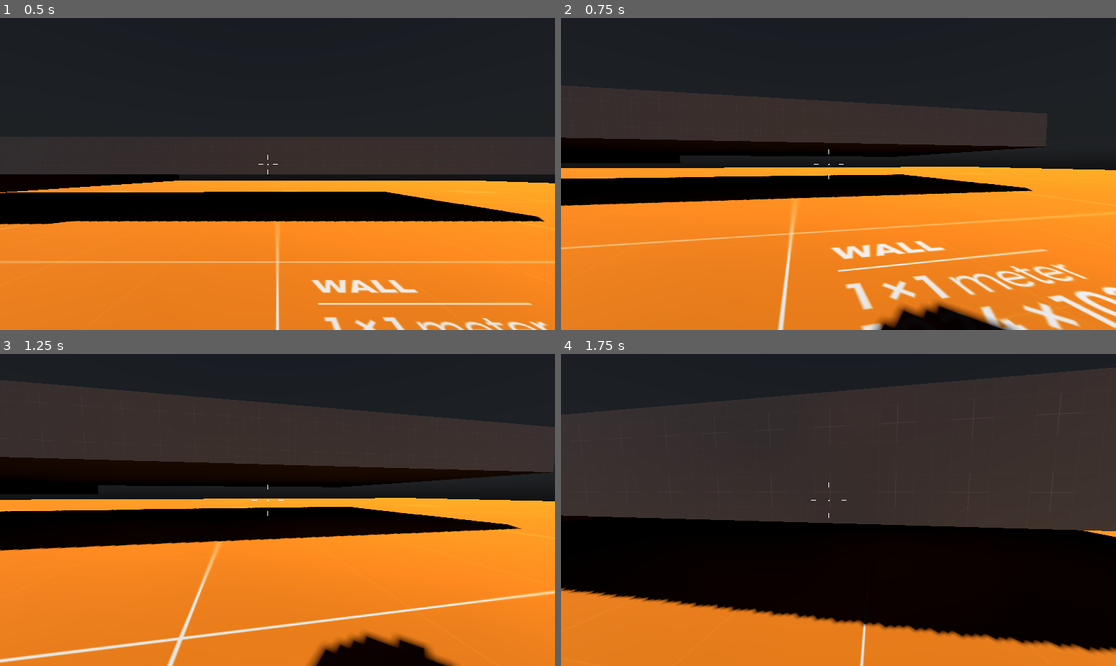
Above: before the commit, frames 1-4 (two rows, left to right).
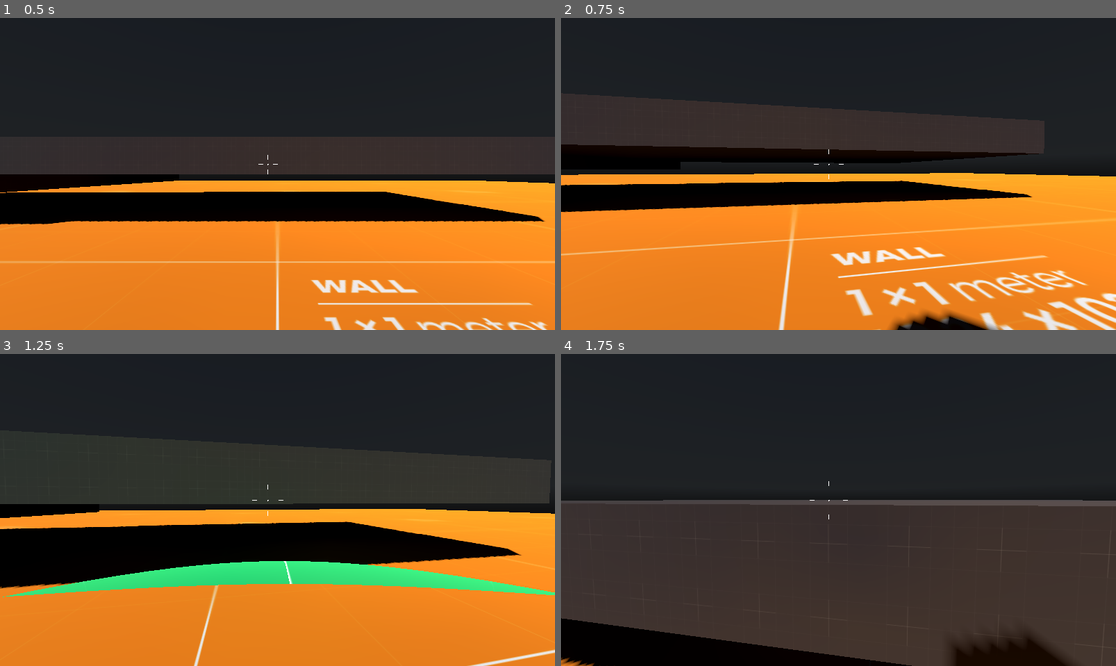
Above: after the commit, the same moments.

Repository: D3dde/WildWar
Game: Godot game, scene res://scenes/test.tscn
The game is run twice, just before and just after one commit, with the same random seed, the same clock (stepped at 60 frames per second) and the same inputs. A sky picture missing from this copy of the repository is replaced by a grey-blue gradient.
Inputs (mouse positions are in pixels of both pictures, inside the frame that each line leads up to):
- Up to frame 1 (0.5 s): no input
- Up to frame 2 (0.75 s): tap Enter at 0.5 s; move the mouse to (866, 174) at 0.52 s; hold W (up) from 0.53 s (still down); hold Ctrl (crouch) from 0.53 s (still down)
- Up to frame 3 (1.25 s): keep holding W (up); keep holding Ctrl (crouch); tap Space (jump) at 0.77, 0.8, 1.07 s
- Up to frame 4 (1.75 s): keep holding W (up); move the mouse to (810, 510) at 1.27 s; release Ctrl (crouch) at 1.28 s; tap Space (jump) at 1.35, 1.52 s; tap Ctrl (crouch) at 1.55 s

Frame 1 is identical in both runs. In frame 2, 18% of the frame differs, in the area x 0-100%, y 21-100%; in frame 3, 47%; in frame 4, 77%, in the area x 0-100%, y 4-100%.

Commit message:
v1.3
added state machine (idle, walking, jumping, crouch (walk, idle)) , walk animation, added debug on screen (fps)

Diff:
--- a/scenes/fps_test.tscn
+++ b/scenes/fps_test.tscn
@@ -1,10 +1,16 @@
-[gd_scene load_steps=13 format=3 uid="uid://ckv3blddl3b8d"]
+[gd_scene load_steps=24 format=3 uid="uid://ckv3blddl3b8d"]
 
 [ext_resource type="Script" path="res://scripts/controller/basic_movement.gd" id="1_0hfvq"]
 [ext_resource type="Texture2D" uid="uid://bbn8i2sxkwwbq" path="res://material/gridbox/Green/texture_01.png" id="1_t8r0q"]
 [ext_resource type="Script" path="res://scripts/reticle.gd" id="3_scmlf"]
 [ext_resource type="Theme" uid="uid://bu4qh1oju7q04" path="res://themes/debug.tres" id="4_mc5ey"]
 [ext_resource type="Script" path="res://scripts/debug.gd" id="5_086y7"]
+[ext_resource type="Script" path="res://scripts/PlayerStateMachine.gd" id="6_gh4lc"]
+[ext_resource type="Script" path="res://scripts/Idle.gd" id="7_00p1x"]
+[ext_resource type="Script" path="res://scripts/Walking.gd" id="8_vmmex"]
+[ext_resource type="Script" path="res://scripts/Jumping.gd" id="9_3kv61"]
+[ext_resource type="Script" path="res://scripts/Grouling.gd" id="10_bjedi"]
+[ext_resource type="Script" path="res://scripts/CrouchWalk.gd" id="11_bgr1q"]
 
 [sub_resource type="CapsuleShape3D" id="CapsuleShape3D_yys74"]
 
@@ -62,6 +68,39 @@
 "transitions": PackedFloat32Array(1),
 "update": 0,
 "values": [Vector3(0, 1, 0)]
+}
+tracks/4/type = "bezier"
+tracks/4/imported = false
+tracks/4/enabled = true
+tracks/4/path = NodePath("CameraContainer:position:x")
+tracks/4/interp = 1
+tracks/4/loop_wrap = true
+tracks/4/keys = {
+"handle_modes": PackedInt32Array(0),
+"points": PackedFloat32Array(0, -0.25, 0, 0.25, 0),
+"times": PackedFloat32Array(0)
+}
+tracks/5/type = "bezier"
+tracks/5/imported = false
+tracks/5/enabled = true
+tracks/5/path = NodePath("CameraContainer:position:y")
+tracks/5/interp = 1
+tracks/5/loop_wrap = true
+tracks/5/keys = {
+"handle_modes": PackedInt32Array(0),
+"points": PackedFloat32Array(0, -0.25, 0, 0.25, 0),
+"times": PackedFloat32Array(0)
+}
+tracks/6/type = "bezier"
+tracks/6/imported = false
+tracks/6/enabled = true
+tracks/6/path = NodePath("CameraContainer:position:z")
+tracks/6/interp = 1
+tracks/6/loop_wrap = true
+tracks/6/keys = {
+"handle_modes": PackedInt32Array(0),
+"points": PackedFloat32Array(0, -0.25, 0, 0.25, 0),
+"times": PackedFloat32Array(0)
 }
 
 [sub_resource type="Animation" id="Animation_vic4o"]
@@ -116,9 +155,105 @@
 "values": [Vector3(0, 1, 0), Vector3(0, 0.75, 0)]
 }
 
+[sub_resource type="Animation" id="Animation_q5j3v"]
+resource_name = "Walking"
+length = 0.8
+loop_mode = 1
+tracks/0/type = "bezier"
+tracks/0/imported = false
+tracks/0/enabled = true
+tracks/0/path = NodePath("CameraContainer:position:x")
+tracks/0/interp = 1
+tracks/0/loop_wrap = true
+tracks/0/keys = {
+"handle_modes": PackedInt32Array(0, 0, 0, 0, 0),
+"points": PackedFloat32Array(0, -0.25, 0, 0.1, 3.265e-06, 0.0149888, -0.1, 0, 0.1, -7.40029e-06, -4.13525e-06, -0.1, -1.81899e-12, 0.1, 7.40025e-06, -0.0150916, -0.1, 6.47129e-05, 0.1, -9.49306e-05, -4.13526e-06, -0.1, 9.09495e-12, 0.1, -7.40025e-06),
+"times": PackedFloat32Array(0, 0.2, 0.4, 0.6, 0.8)
+}
+tracks/1/type = "bezier"
+tracks/1/imported = false
+tracks/1/enabled = true
+tracks/1/path = NodePath("CameraContainer:position:y")
+tracks/1/interp = 1
+tracks/1/loop_wrap = true
+tracks/1/keys = {
+"handle_modes": PackedInt32Array(0, 0, 0, 0, 0),
+"points": PackedFloat32Array(3.265e-06, -0.25, 0, 0.2, 0.0399745, 0.040093, -0.2, -0.0400971, 0.2, -0.0400897, 3.265e-06, -0.2, 0.0400213, 0.2, 0.0400284, 0.0400912, -0.2, -0.0400732, 0.2, -0.0400806, 1.06653e-05, -0.2, 0.0399816, 0.2, -7.40025e-06),
+"times": PackedFloat32Array(0, 0.2, 0.4, 0.6, 0.8)
+}
+tracks/2/type = "bezier"
+tracks/2/imported = false
+tracks/2/enabled = true
+tracks/2/path = NodePath("CameraContainer:position:z")
+tracks/2/interp = 1
+tracks/2/loop_wrap = true
+tracks/2/keys = {
+"handle_modes": PackedInt32Array(0, 0, 0),
+"points": PackedFloat32Array(0, -0.25, 0, 0.25, 0, 0, -0.25, 0, 0.25, 0, 0, -0.25, 0, 0.25, 0),
+"times": PackedFloat32Array(0, 0.5, 1)
+}
+
+[sub_resource type="Animation" id="Animation_jakrl"]
+resource_name = "Idle"
+length = 2.0
+loop_mode = 1
+tracks/0/type = "value"
+tracks/0/imported = false
+tracks/0/enabled = true
+tracks/0/path = NodePath("CameraContainer:position")
+tracks/0/interp = 1
+tracks/0/loop_wrap = true
+tracks/0/keys = {
+"times": PackedFloat32Array(0, 0.5, 1, 1.5, 2),
+"transitions": PackedFloat32Array(1, 1, 1, 1, 1),
+"update": 0,
+"values": [Vector3(-4.13526e-06, 1.06653e-05, 0), Vector3(0, 0.05, 0), Vector3(0, 0, 0), Vector3(0, -0.05, 0), Vector3(0, 0, 0)]
+}
+tracks/1/type = "value"
+tracks/1/imported = false
+tracks/1/enabled = true
+tracks/1/path = NodePath("CollisionShape3D:shape:height")
+tracks/1/interp = 1
+tracks/1/loop_wrap = true
+tracks/1/keys = {
+"times": PackedFloat32Array(0),
+"transitions": PackedFloat32Array(1),
+"update": 0,
+"values": [2.0]
+}
+tracks/2/type = "value"
+tracks/2/imported = false
+tracks/2/enabled = true
+tracks/2/path = NodePath("CollisionShape3D/MeshInstance3D:mesh:height")
+tracks/2/interp = 1
+tracks/2/loop_wrap = true
+tracks/2/keys = {
+"times": PackedFloat32Array(0),
+"transitions": PackedFloat32Array(1),
+"update": 0,
+"values": [2.0]
+}
+
+[sub_resource type="Animation" id="Animation_6uina"]
+resource_name = "Jump"
+loop_mode = 1
+
+[sub_resource type="Animation" id="Animation_jhxi0"]
+resource_name = "CrouchIdle"
+loop_mode = 1
+
+[sub_resource type="Animation" id="Animation_0r28l"]
+resource_name = "CrouchWalk"
+loop_mode = 1
+
 [sub_resource type="AnimationLibrary" id="AnimationLibrary_mskmd"]
 _data = {
+"CrouchIdle": SubResource("Animation_jhxi0"),
+"CrouchWalk": SubResource("Animation_0r28l"),
+"Idle": SubResource("Animation_jakrl"),
+"Jump": SubResource("Animation_6uina"),
 "RESET": SubResource("Animation_woy3y"),
+"Walking": SubResource("Animation_q5j3v"),
 "crouch": SubResource("Animation_vic4o")
 }
 
@@ -127,7 +262,6 @@
 [node name="CharacterBody3D" type="CharacterBody3D" node_paths=PackedStringArray("camera", "animation_player", "crouch_shape")]
 slide_on_ceiling = false
 script = ExtResource("1_0hfvq")
-select_toggle_crouch = true
 camera = NodePath("CameraContainer/Camera3D")
 animation_player = NodePath("AnimationPlayer")
 sens = 3.0
@@ -218,3 +352,32 @@
 
 [node name="VBoxContainer" type="VBoxContainer" parent="Control/DebugPanel/PanelContainer"]
 layout_mode = 2
+
+[node name="PlayerStateMachine" type="Node" parent="." node_paths=PackedStringArray("current_state")]
+script = ExtResource("6_gh4lc")
+current_state = NodePath("Idle")
+
+[node name="Idle" type="Node" parent="PlayerStateMachine" node_paths=PackedStringArray("player", "animation")]
+script = ExtResource("7_00p1x")
+player = NodePath("../..")
+animation = NodePath("../../AnimationPlayer")
+
+[node name="Walking" type="Node" parent="PlayerStateMachine" node_paths=PackedStringArray("player", "animation")]
+script = ExtResource("8_vmmex")
+player = NodePath("../..")
+animation = NodePath("../../AnimationPlayer")
+
+[node name="Jumping" type="Node" parent="PlayerStateMachine" node_paths=PackedStringArray("player", "animation")]
+script = ExtResource("9_3kv61")
+player = NodePath("../..")
+animation = NodePath("../../AnimationPlayer")
+
+[node name="CrouchIdle" type="Node" parent="PlayerStateMachine" node_paths=PackedStringArray("player", "animation")]
+script = ExtResource("10_bjedi")
+player = NodePath("../..")
+animation = NodePath("../../AnimationPlayer")
+
+[node name="CrouchWalk" type="Node" parent="PlayerStateMachine" node_paths=PackedStringArray("player", "animation")]
+script = ExtResource("11_bgr1q")
+player = NodePath("../..")
+animation = NodePath("../../AnimationPlayer")
--- /dev/null
+++ b/scripts/CrouchWalk.gd
@@ -0,0 +1,16 @@
+class_name CrouchWalk
+
+extends State
+
+@export var player : CharacterBody3D
+@export var animation : AnimationPlayer
+
+func enter() -> void:
+	pass
+
+
+func update(delta):
+	if player.is_crouching == true and player.velocity.length() == 0:
+		transition.emit("CrouchIdle")
+	if player.is_crouching == false and player.velocity.length() > 0:
+		transition.emit("Walking")
--- /dev/null
+++ b/scripts/Grouling.gd
@@ -0,0 +1,15 @@
+class_name CrouchIdle
+
+extends State
+
+@export var player : CharacterBody3D
+@export var animation : AnimationPlayer
+
+func enter() -> void:
+	pass
+
+func update(delta):
+	if player.velocity.length() > 0 and player.is_crouching == true:
+		transition.emit("CrouchWalk")
+	if player.is_crouching == false:
+		transition.emit("Idle")
--- /dev/null
+++ b/scripts/Idle.gd
@@ -0,0 +1,20 @@
+class_name Idle
+
+extends State
+
+@export var player : CharacterBody3D
+@export var animation : AnimationPlayer
+
+func enter() -> void:
+	if animation.is_playing():
+		if !animation.current_animation == "crouch":
+			animation.stop()
+
+
+func update(delta):
+	if player.velocity.length() > 0.0 and player.is_on_floor():
+		transition.emit("Walking")
+	if player.is_on_floor() and player.is_crouching == true:
+		transition.emit("CrouchIdle")
+	if !player.is_on_floor():
+		transition.emit("Jumping")
--- /dev/null
+++ b/scripts/Jumping.gd
@@ -0,0 +1,16 @@
+class_name jumping
+
+extends State
+
+@export var player : CharacterBody3D
+@export var animation : AnimationPlayer
+
+func enter() -> void:
+	pass
+
+func update(delta):
+	if player.is_on_floor():
+		if player.velocity.length() > 0:
+			transition.emit("Walking")
+		if player.velocity.length() == 0:
+			transition.emit("Idle")
--- /dev/null
+++ b/scripts/PlayerStateMachine.gd
@@ -0,0 +1,41 @@
+class_name StateMachine
+
+
+extends Node
+
+
+@export var current_state : State
+var states: Dictionary = {}
+
+func _ready():
+	for child in get_children():
+		if child is State:
+			states[child.name] = child
+			child.transition.connect(on_child_transition)
+		else:
+			push_warning("State machine contains incompatible child node")
+
+		current_state.enter()
+
+
+func _process(delta):
+	current_state.update(delta)
+
+
+func _physics_process(delta):
+	current_state.physics_update(delta)
+
+	#################################
+	print(current_state)
+	################################
+
+
+func on_child_transition(new_state_name: StringName) -> void:
+	var new_state = states.get(new_state_name)
+	if new_state != null:
+		if new_state != current_state:
+			current_state.exit()
+			new_state.enter()
+			current_state=new_state
+	else:
+		push_warning("State does not exist")
--- /dev/null
+++ b/scripts/Walking.gd
@@ -0,0 +1,17 @@
+class_name Walking
+
+extends State
+
+@export var player : CharacterBody3D
+@export var animation : AnimationPlayer
+
+func enter() -> void:
+	animation.queue("Walking")
+
+func update(delta):
+	if player.velocity.length() == 0.0 and player.is_crouching == false:
+		transition.emit("Idle")
+	if player.velocity.length() > 0.0 and player.is_crouching == true:
+		transition.emit("CrouchWalk")
+	if !player.is_on_floor():
+		transition.emit("Jumping")
--- a/scripts/controller/basic_movement.gd
+++ b/scripts/controller/basic_movement.gd
@@ -93,7 +93,7 @@
 	velocity.z = move_toward(velocity.z,direction.z, HORIZONTAL_ACCELERATION * delta)
 
 
-	var angle=5
+	var angle=2.5
 	var t = delta * 6
 	if Input.mouse_mode==Input.MOUSE_MODE_CAPTURED:
 		rotation_degrees=rotation_degrees.lerp(Vector3(input_dir.normalized().y*angle,rotation_degrees.y,-input_dir.normalized().x*angle),t)
--- /dev/null
+++ b/scripts/state.gd
@@ -0,0 +1,23 @@
+class_name State
+
+
+extends Node
+
+
+signal transition(new_state_name: StringName)
+
+
+func enter() -> void:
+	pass
+
+
+func exit() -> void:
+	pass
+
+
+func update(delta: float) -> void:
+	pass
+
+
+func physics_update(delta: float) -> void:
+	pass
Binary file added: state_machine.jpg
Not shown, added: state_machine.jpg.import
